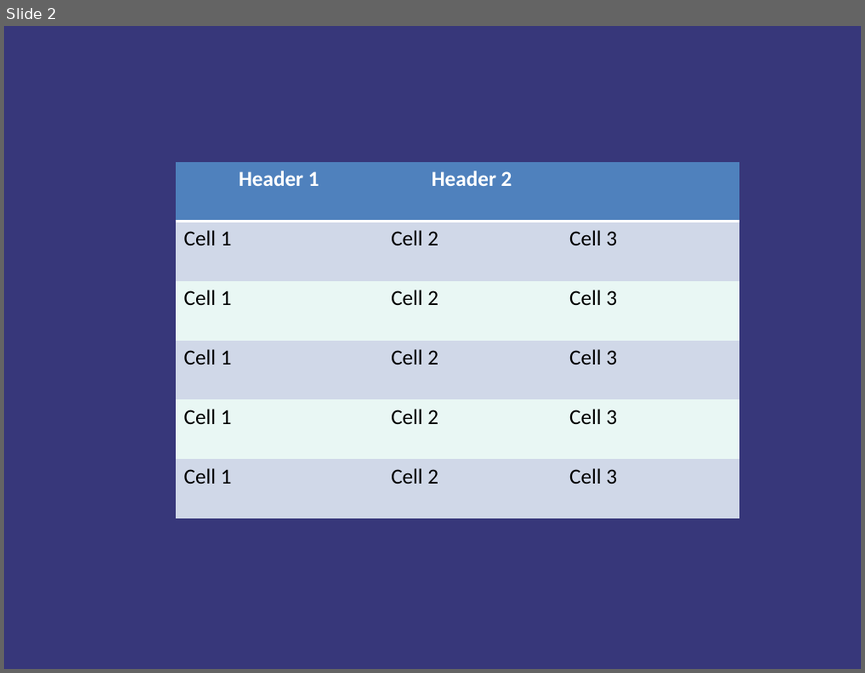
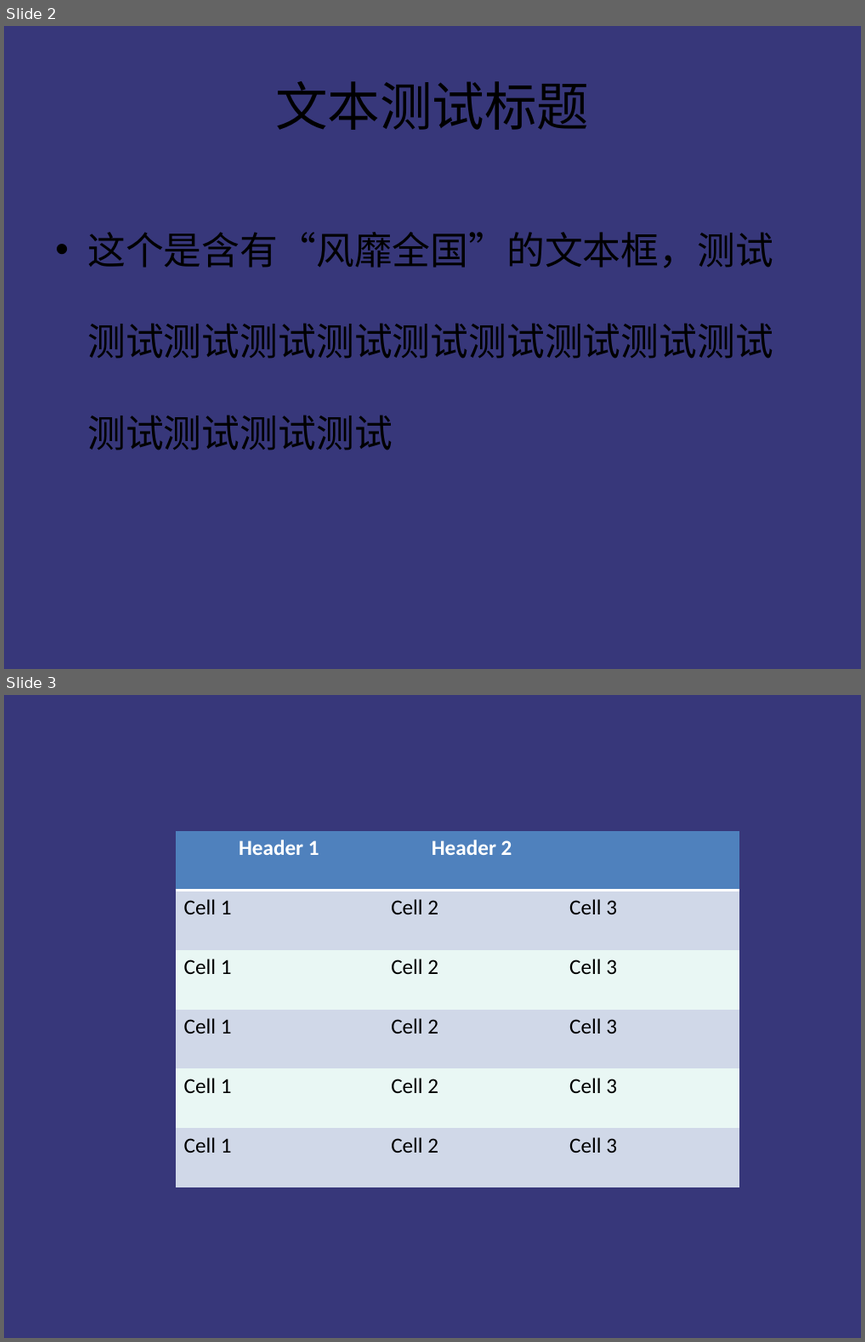
Before and after one commit to livejq/OfficeUtils, a slide deck: temp/demo01.pptx. Shown one above the other, each under a label of ours: slide 2 before the commit, slides 2 and 3 after it. The pictures are 865x673 and 865x1342 pixels, drawn with LibreOffice and Linux fonts; fonts in the diff are those of the drawing. Boxes give left, top, right and bottom in pixels: in the first picture for what was removed or moved away, otherwise in the second. Text is boxed around its words. In the diff, an @@ line names an element or a change of style, - is before the commit and + after.

```diff
--- a/temp/demo01.pptx
+++ b/temp/demo01.pptx
@@ slide 2 added at (x1=4, y1=26, x2=861, y2=669), background #37377A @@
@@ title added at (x1=275, y1=81, x2=590, y2=130), 44 pt, text #000000 @@
+文本测试标题
@@ text added at (x1=87, y1=232, x2=773, y2=450), 32 pt, text #000000 @@
+• 这个是含有“风靡全国”的文本框，测试测试测试测试测试测试测试测试测试测试测试测试测试测试
@@ what was slide 2 is now slide 3 @@
```
Also in this commit, not shown: 5 other slides added, 1 slide removed, 50 other files.
